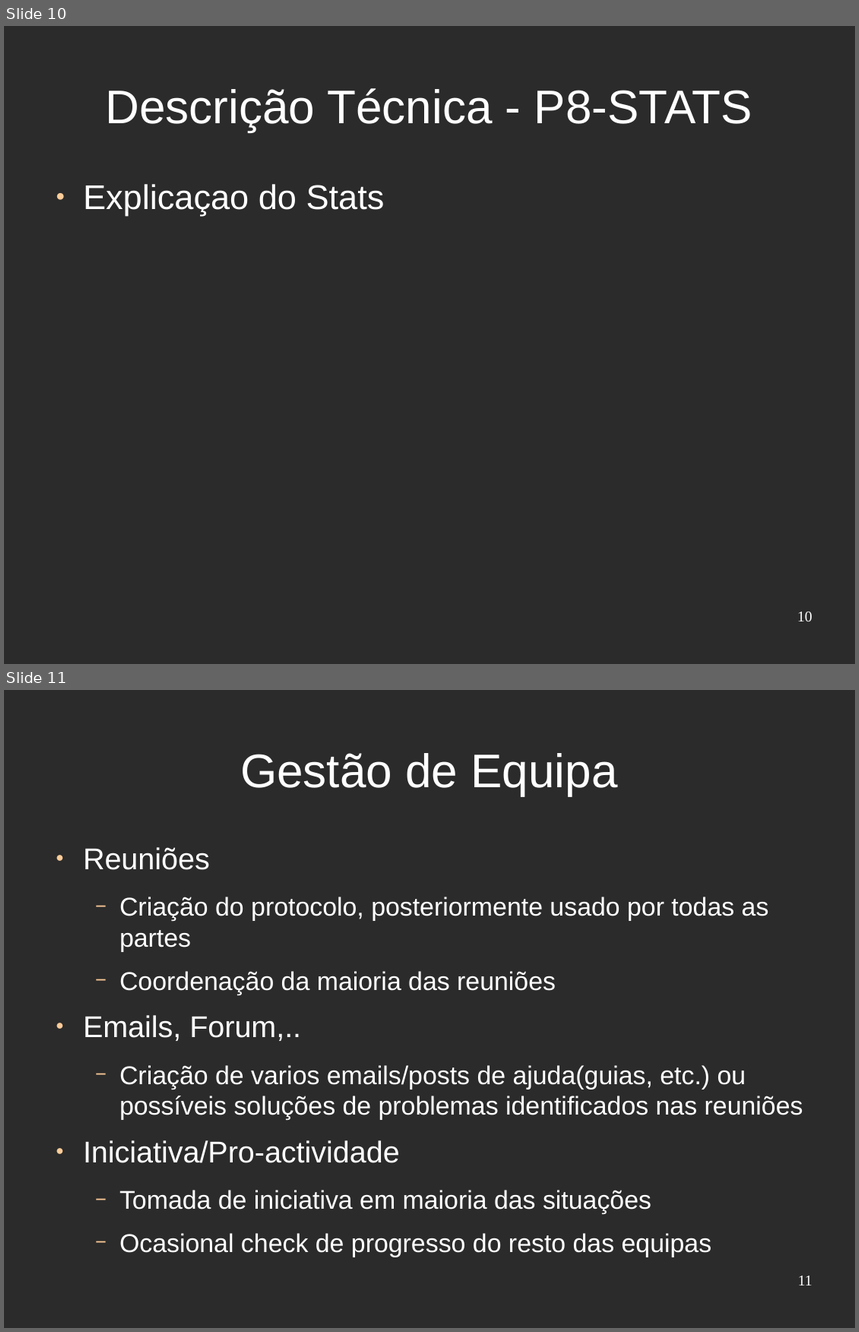
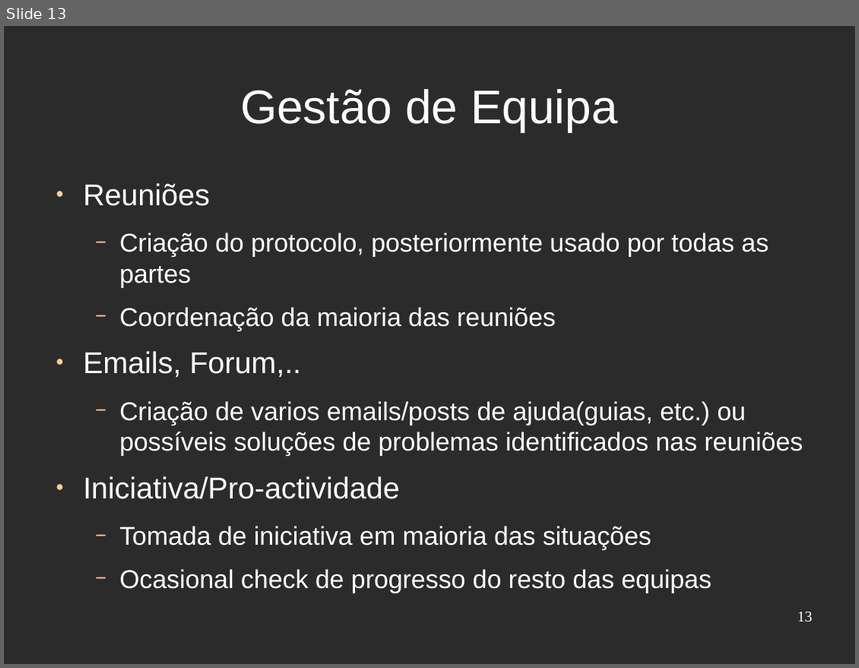
Before and after one commit to djjorjinho/mutworange_2011, a slide deck: documents/presentation/apresentacao_portugal.odp. Shown one above the other, each under a label of ours: slides 10 and 11 before the commit, slide 13 after it. The pictures are 859x1332 and 859x668 pixels, drawn with LibreOffice and Linux fonts; fonts in the diff are those of the drawing; background and template pictures are left out; a plain dark background stands for a picture behind light text. Boxes give left, top, right and bottom in pixels: in the first picture for what was removed or moved away, otherwise in the second. Text is boxed around its words. In the diff, an @@ line names an element or a change of style, - is before the commit and + after.

```diff
--- a/documents/presentation/apresentacao_portugal.odp
+++ b/documents/presentation/apresentacao_portugal.odp
@@ slide 10 removed at <box>4,26,855,664</box>, background picture (left out) @@
@@ title removed at <box>105,88,753,132</box> @@
-Descrição Técnica - P8-STATS
@@ text removed at <box>83,184,385,216</box> @@
-● Explicaçao do Stats
@@ page number removed at <box>797,612,813,622</box> @@
-10
@@ what was slide 11 is now slide 13 @@
@@ page number at <box>797,612,813,622</box>: text changed @@
-11
+13
```
Also in this commit, not shown: 4 slides changed, 3 slides added.
